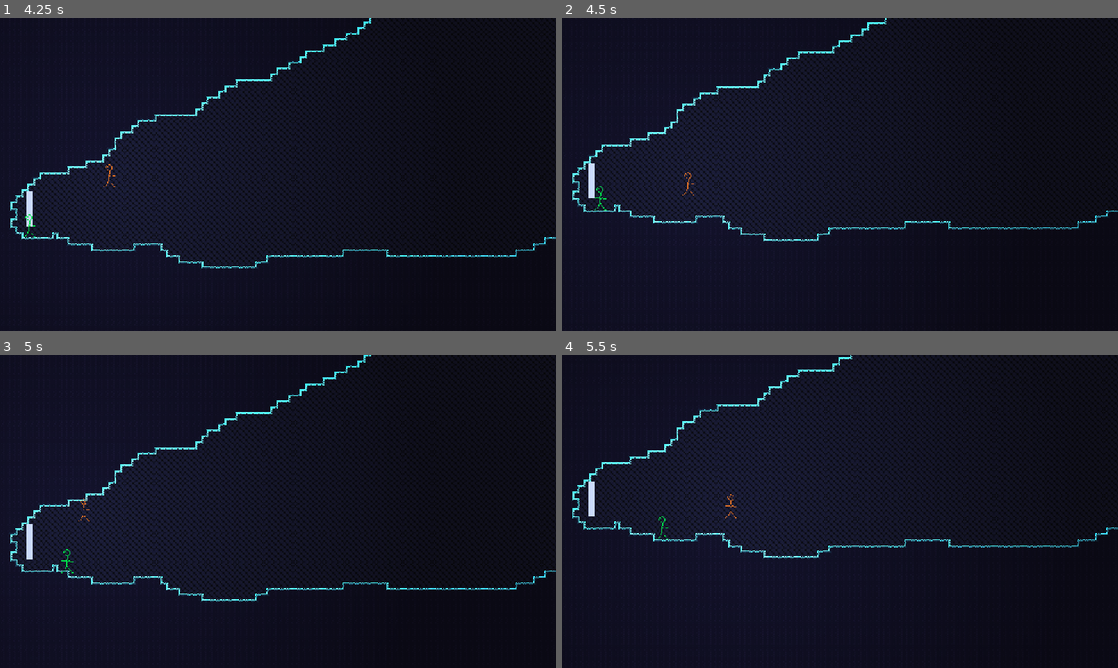
Above: before the commit, frames 1-4 (two rows, left to right).
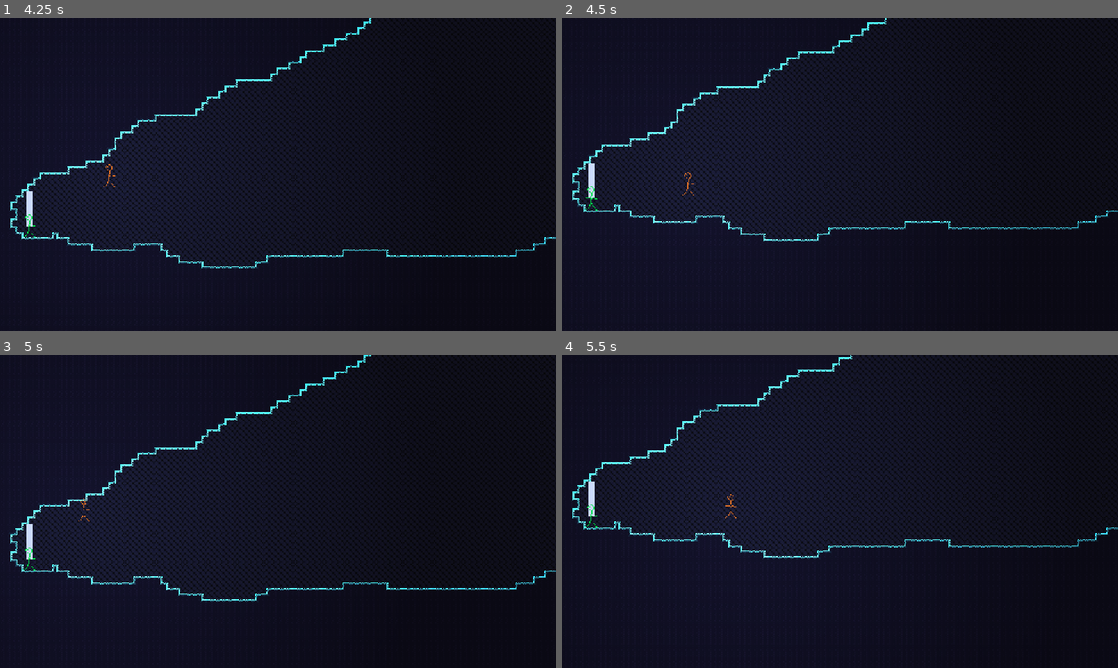
Above: after the commit, the same moments.

Repository: henreedev/exponential-climb
Game: Godot game, scene res://scenes/game.tscn
Same seed, same stepped clock (60 frames per second), same inputs: the game is played once before the commit and once after it. The engine's default icon, where the game draws it, is replaced by a stand-in: a white triangle on a blue panel in a dark square.
Inputs (mouse positions are in pixels of both pictures, inside the frame that each line leads up to):
- Up to frame 1 (4.25 s): move the mouse to (400, 158) at 0.52 s; press the mouse at (400, 158) at 0.53 s; hold D (move_right) 0.53-2.03 s; tap Space (jump) at 0.77, 0.8, 1.07, 1.35, 1.52, 1.82, 2.3, 3.02, 3.32, 3.77, 3.8, 4.07 s; move the mouse to (166, 190) at 1.27 s; release the mouse at (166, 190) at 1.28 s; click (166, 190) at 1.55 s; move the mouse to (333, 105) at 2.02 s; press the mouse at (333, 105) at 2.03 s; hold A (move_left) 2.03-2.78 s; move the mouse to (250, 237) at 2.77 s; release the mouse at (250, 237) at 2.78 s; hold D (move_right) from 2.78 s (still down); tap Middle mouse button (teleport_enemy) at 2.85 s; click (250, 237) at 3.05 s; move the mouse to (444, 221) at 3.52 s; hold R (test_generate_new_room) from 3.53 s (still down)
- Up to frame 2 (4.5 s): move the mouse to (673, 127) at 4.27 s; release D (move_right) at 4.28 s; release R (test_generate_new_room) at 4.28 s; hold A (move_left) from 4.28 s (still down); right-click (673, 127) at 4.35 s
- Up to frame 3 (5 s): keep holding A (move_left); tap Space (jump) at 4.52, 4.82 s; click (111, 464) at 4.55 s
- Up to frame 4 (5.5 s): move the mouse to (867, 511) at 5.02 s; release A (move_left) at 5.03 s; hold D (move_right) from 5.03 s (still down); hold Q (toggle_loop) from 5.03 s (still down); tap Space (jump) at 5.3 s

Frame 1 is identical in both runs. In frame 2, less than 0.1% of the frame differs, in the area x 4-8%, y 53-62%; in frame 3, less than 0.1%; in frame 4, less than 0.1%.

Commit message:
damage numbers wip

Diff:
--- a/autoload/global.gd
+++ b/autoload/global.gd
@@ -4,7 +4,6 @@
 signal max_builds_updated
 
 const GRAVITY := 850.0
-
 
 var player : Player
 var enemy : Enemy
@@ -16,6 +15,12 @@
 const BUILD_SIZE = 4
 #var enemies : Array[Enemy]
 
+## Collision layer 2.
+const ENEMY_LAYER = 2
+
+## Collision layer 3.
+const MAP_LAYER = 4
+
 func add_perk_slot():
 	max_perks += 1
 	if max_build_size < BUILD_SIZE:
@@ -25,3 +30,9 @@
 		max_builds += 1
 		max_builds_updated.emit()
 	max_perks_updated.emit()
+
+func is_enemy_collider(body : CollisionObject2D):
+	return body.collision_layer == ENEMY_LAYER
+
+func is_map_collider(body : CollisionObject2D):
+	return body.collision_layer == MAP_LAYER
--- a/project.godot
+++ b/project.godot
@@ -90,7 +90,7 @@
 }
 test_navigation={
 "deadzone": 0.2,
-"events": [Object(InputEventMouseButton,"resource_local_to_scene":false,"resource_name":"","device":-1,"window_id":0,"alt_pressed":false,"shift_pressed":false,"ctrl_pressed":false,"meta_pressed":false,"button_mask":2,"position":Vector2(128, 20),"global_position":Vector2(137, 68),"factor":1.0,"button_index":2,"canceled":false,"pressed":true,"double_click":false,"script":null)
+"events": [Object(InputEventKey,"resource_local_to_scene":false,"resource_name":"","device":-1,"window_id":0,"alt_pressed":false,"shift_pressed":false,"ctrl_pressed":false,"meta_pressed":false,"pressed":false,"keycode":0,"physical_keycode":4194332,"key_label":0,"unicode":0,"location":0,"echo":false,"script":null)
 ]
 }
 teleport_enemy={
@@ -101,6 +101,11 @@
 fullscreen={
 "deadzone": 0.2,
 "events": [Object(InputEventKey,"resource_local_to_scene":false,"resource_name":"","device":-1,"window_id":0,"alt_press …(195 unchanged characters)…
+]
+}
+secondary_attack={
+"deadzone": 0.2,
+"events": [Object(InputEventMouseButton,"resource_local_to_scene":false,"resource_name":"","device":-1,"window_id":0,"alt_pressed":false,"shift_pressed":false,"ctrl_pressed":false,"meta_pressed":false,"button_mask":2,"position":Vector2(201, 15),"global_position":Vector2(210, 63),"factor":1.0,"button_index":2,"canceled":false,"pressed":true,"double_click":false,"script":null)
 ]
 }
 
--- a/resources/enemy_classes/class_basic_melee.tres
+++ b/resources/enemy_classes/class_basic_melee.tres
@@ -4,9 +4,14 @@
 
 [resource]
 script = ExtResource("1_or5t2")
-class_type = 0
+_class = 0
+name = ""
+max_health = 100.0
+base_damage = 10
+attack_delay = 0.5
+attack_cooldown = 1.5
+range = 20.0
 movement_speed = 100.0
-jump_strength = 350.0
-max_health = 1.0
-base_damage = 10
+jump_strength = 450.0
+gravity_mod = 1.0
 metadata/_custom_type_script = ExtResource("1_or5t2")
--- /dev/null
+++ b/scenes/utilities/damage_number.tscn
@@ -0,0 +1,7 @@
+[gd_scene load_steps=2 format=3 uid="uid://dpd3wy3broyn8"]
+
+[ext_resource type="Script" path="res://scripts/utilities/damage_number.gd" id="1_5mqw7"]
+
+[node name="DamageNumber" type="Label"]
+text = "9"
+script = ExtResource("1_5mqw7")
--- a/scenes/weapons/grapple_hook/grapple_hook.tscn
+++ b/scenes/weapons/grapple_hook/grapple_hook.tscn
@@ -1,8 +1,11 @@
-[gd_scene load_steps=4 format=3 uid="uid://cd7qkg5sa0p2b"]
+[gd_scene load_steps=5 format=3 uid="uid://cd7qkg5sa0p2b"]
 
 [ext_resource type="PackedScene" uid="uid://ubnntxof8rv" path="res://scenes/weapons/weapon.tscn" id="1_o3oti"]
 [ext_resource type="Script" uid="uid://dwnvfkhv2nqrb" path="res://scripts/weapons/grapple_hook/grapple_hook.gd" id="2_rjhy6"]
 [ext_resource type="Texture2D" uid="uid://b605t5b8dygk8" path="res://assets/image/weapons/grappling_hook/grappling_hook_chain.png" id="3_7m30d"]
+
+[sub_resource type="RectangleShape2D" id="RectangleShape2D_o3oti"]
+size = Vector2(42, 8)
 
 [node name="GrapplingHook" instance=ExtResource("1_o3oti")]
 script = ExtResource("2_rjhy6")
@@ -15,3 +18,13 @@
 width = 15.0
 texture = ExtResource("3_7m30d")
 texture_mode = 1
+
+[node name="MeleeHitbox" type="Area2D" parent="DetachedProjectiles" index="1"]
+collision_layer = 8
+collision_mask = 2
+
+[node name="CollisionShape2D" type="CollisionShape2D" parent="DetachedProjectiles/MeleeHitbox" index="0"]
+position = Vector2(21, 0)
+shape = SubResource("RectangleShape2D_o3oti")
+
+[connection signal="area_entered" from="DetachedProjectiles/MeleeHitbox" to="." method="_on_melee_hitbox_area_entered"]
--- a/scenes/weapons/grapple_hook/hook.tscn
+++ b/scenes/weapons/grapple_hook/hook.tscn
@@ -27,6 +27,8 @@
 texture = ExtResource("2_eesh1")
 
 [node name="Hitbox" type="Area2D" parent="."]
+collision_layer = 8
+collision_mask = 2
 metadata/_edit_group_ = true
 
 [node name="CollisionShape2D" type="CollisionShape2D" parent="Hitbox"]
@@ -35,3 +37,4 @@
 debug_color = Color(0.99, 0, 0.33, 0.101961)
 
 [connection signal="body_entered" from="." to="." method="_on_body_entered"]
+[connection signal="area_entered" from="Hitbox" to="." method="_on_hitbox_area_entered"]
--- a/scripts/enemy/enemy.gd
+++ b/scripts/enemy/enemy.gd
@@ -86,8 +86,8 @@
 	hc = HealthComponent.new()
 
 	hc.max_health = Stat.new()
+	hc.max_health.set_base(enemy_class.max_health)
 	hc.max_health.set_type(true)
-
 	hc.set_health_to_full()
 
 #endregion Classes
@@ -161,3 +161,12 @@
 	return base_damage.value()
 
 #endregion Stat calculation methods
+
+#region Damage interaction methods
+## Deals damage to the enemy's health component, displays visuals, and applies knockback (TODO)
+func take_damage(damage : float):
+	# TODO apply resistances?
+	hc.take_damage(damage)
+	print("Damage taken: ", damage, ", New health: ", hc.health)
+
+#endregion Damage interaction methods
--- a/scripts/enemy/enemy_class.gd
+++ b/scripts/enemy/enemy_class.gd
@@ -9,7 +9,7 @@
 
 @export_category("Stats")
 ## The max health of this enemy class.
-@export_range(1, 500, 1) var max_health := 1.0
+@export_range(1, 500, 1) var max_health := 100.0
 ## The base damage of this enemy class.
 @export_range(1, 100, 1) var base_damage := 10
 ## The delay between an attack initiating and the hitbox coming out.
--- a/scripts/player/player.gd
+++ b/scripts/player/player.gd
@@ -104,7 +104,7 @@
 var frictions : Vector2
 ## Indicates the proportion of ability physics to use in the velocity calculation (0.0 to 1.0)
 var physics_ratio := 0.0
-## In seconds, occurs only when on the ground.
+## Decrease per second, occurs only when on the ground.
 var physics_ratio_decrease := 0.0
 ## Whether the player's on the floor. Used to check for when the player lands on the ground.
 var on_floor := false
--- /dev/null
+++ b/scripts/utilities/damage_number.gd
@@ -0,0 +1,4 @@
+extends Label
+
+## A singular damage number object that spawns into the game scene, then frees itself.
+class_name DamageNumber
--- /dev/null
+++ b/scripts/utilities/damage_numbers.gd
@@ -0,0 +1,9 @@
+extends Node
+
+
+const DAMAGE_NUMBER_SCENE = preload("res://scenes/utilities/damage_number.tscn")
+const SMALLEST_SIZE_DAMAGE = 1.0
+const LARGEST_SIZE_DAMAGE = 100.0
+
+static func create_damage_number(damage : int, pos : Vector2) -> DamageNumber:
+	pass
--- a/scripts/utilities/health_component.gd
+++ b/scripts/utilities/health_component.gd
@@ -20,8 +20,8 @@
 ## Once dead, cannot receive healing or damage, and health is zero.
 var dead := false
 
-
-func take_damage(damage : float):
+## Deals damage, storing fractional values and dying if applicable. Returns actual integer damage dealt.
+func take_damage(damage : float) -> int:
 	# Don't take damage while dead
 	if dead: pass
 
@@ -46,6 +46,8 @@
 
 	# Emit signal
 	damage_taken.emit()
+
+	return total_dmg
 
 func receive_healing(healing : float):
 	# Don't heal while dead
--- a/scripts/weapons/grapple_hook/grapple_hook.gd
+++ b/scripts/weapons/grapple_hook/grapple_hook.gd
@@ -72,22 +72,20 @@
 	detached_projectiles.add_child(hook)
 
 func _retract_hook():
-	attached = false
 	retracting = true
 	if hook:
 		hook.moving_towards_player = true
+
+func _remove_hook_collisions():
+	attached = false
+	if hook:
 		# If the hook was attached, detach and allow it to pass through walls
 		hook.collision_layer = 0
 		hook.collision_mask = 0
 		hook.freeze = false
 
-func _remove_hook_collisions():
-	if hook:
-		hook.collision_layer = 0
-		hook.collision_mask = 0
-		hook.freeze = false
-
 func _cancel_hook():
+	clear_enemies_hit([1, 2])
 	attached = false
 	retracting = false
 	if hook:
@@ -169,3 +167,17 @@
 	var hoz_axis = Input.get_axis("move_left", "move_right")
 	var vert_axis = Input.get_axis("move_up", "move_down")
 	return Vector2(hoz_axis, vert_axis).normalized()
+
+
+func get_melee_damage():
+	const MAX_DAMAGE_SPEED = Player.DEFAULT_MOVEMENT_SPEED * 3 # 3x base speed
+	const MAX_DAMAGE_MULTIPLIER = 3.0
+	var mult = clampf(player.velocity.length() / MAX_DAMAGE_SPEED, 1.0, MAX_DAMAGE_MULTIPLIER)
+
+	var damage = player.base_damage.value() * get_attack_damage(3) * mult
+	return damage
+
+func _on_melee_hitbox_area_entered(area: Area2D) -> void:
+	var enemy = area.get_parent()
+	if enemy is Enemy:
+		deal_damage(3, enemy, get_melee_damage())
--- a/scripts/weapons/grapple_hook/hook.gd
+++ b/scripts/weapons/grapple_hook/hook.gd
@@ -23,13 +23,6 @@
 	hook.lock_rotation = true
 	return hook
 
-func _on_body_entered(body):
-	# TODO add Enemy class
-	#if body is Enemy:
-		#enemy_hit.emit()
-	if body is TileMapLayer and not moving_towards_player:
-		set_deferred("freeze", true)
-		hooked_on_surface.emit()
 
 func _integrate_forces(state):
 	var progress_along_length = clampf(global_position.distance_to(Global.player.global_position) \
@@ -44,3 +37,18 @@
 		var speed_mod = lerp(1.5, 1.0, progress_along_length)
 		var dir = global_position.direction_to(Global.player.global_position)
 		linear_velocity = linear_velocity.normalized() * speed * speed_mod
+
+## Map collisions, to start grappling using.
+func _on_body_entered(body):
+	if body is TileMapLayer or Global.is_map_collider(body):
+		set_deferred("freeze", true)
+		hooked_on_surface.emit()
+
+## Enemy collisions, to deal damage
+func _on_hitbox_area_entered(area: Area2D) -> void:
+	var enemy = area.get_parent()
+	if enemy is Enemy:
+		if not moving_towards_player: # Attack 1 (extending hook)
+			grapple_hook.deal_damage(1, enemy)
+		else: # Attack 2 (extending hook)
+			grapple_hook.deal_damage(2, enemy)
--- a/scripts/weapons/weapon.gd
+++ b/scripts/weapons/weapon.gd
@@ -18,7 +18,7 @@
 var attack_2_damage : float
 var attack_3_damage : float
 var attack_4_damage : float
-var damage_arr := [attack_1_damage, attack_2_damage, attack_3_damage, attack_4_damage]
+@onready var damage_arr := [attack_1_damage, attack_2_damage, attack_3_damage, attack_4_damage]
 
 var player : Player
 
@@ -51,21 +51,26 @@
 	return attack_speed * player.attack_speed.value()
 
 ## Given an attack index (1,2,3,4), returns its damage value as a float multiplier of base damage.
-func get_attack_damage(attack_idx : int):
+func get_attack_damage(attack_idx : int) -> float:
 	return damage_arr[attack_idx - 1]
 
 #endregion Stat calculation methods
 
 #region Dealing damage with hitboxes
 ## Given an attack index (1,2,3,4), returns its list of enemies hit.
-func get_enemies_hit(attack_idx : int):
+func get_enemies_hit(attack_idx : int) -> Array[Enemy]:
 	return enemies_hit_arr[attack_idx - 1]
 
-## Deals attack_1_damage * base_damage to the enemy, adding it to the attack_1_enemies_hit array.
+## Deals attack_damage * base_damage to the enemy, adding it to the respective enemies_hit array.
 func deal_damage(attack_idx : int, to_enemy : Enemy, damage := -1.0):
 	if not to_enemy in get_enemies_hit(attack_idx):
 		if damage == -1.0: # Need to calculate actual damage, since it wasn't supplied
-			damage = player.base_damage.value() * get_attack_damage(attack_idx)
-	to_enemy.hc.take_damage(damage)
+			damage = player.base_damage.value()
+			damage *= get_attack_damage(attack_idx)
+	to_enemy.take_damage(damage)
 
+## Clears the given attacks' enemies hit arrays, so that enemies can be hit by the attack again.
+func clear_enemies_hit(attack_idxs : Array[int] = [1, 2, 3, 4]):
+	for idx in attack_idxs:
+		get_enemies_hit(idx).clear()
 #endregion Dealing damage with hitboxes
Binary file added: assets/font/m5x7.ttf
Not shown, added: assets/font/m5x7.ttf.import
Not shown, added: scripts/utilities/damage_number.gd.uid
Not shown, added: scripts/utilities/damage_numbers.gd.uid
